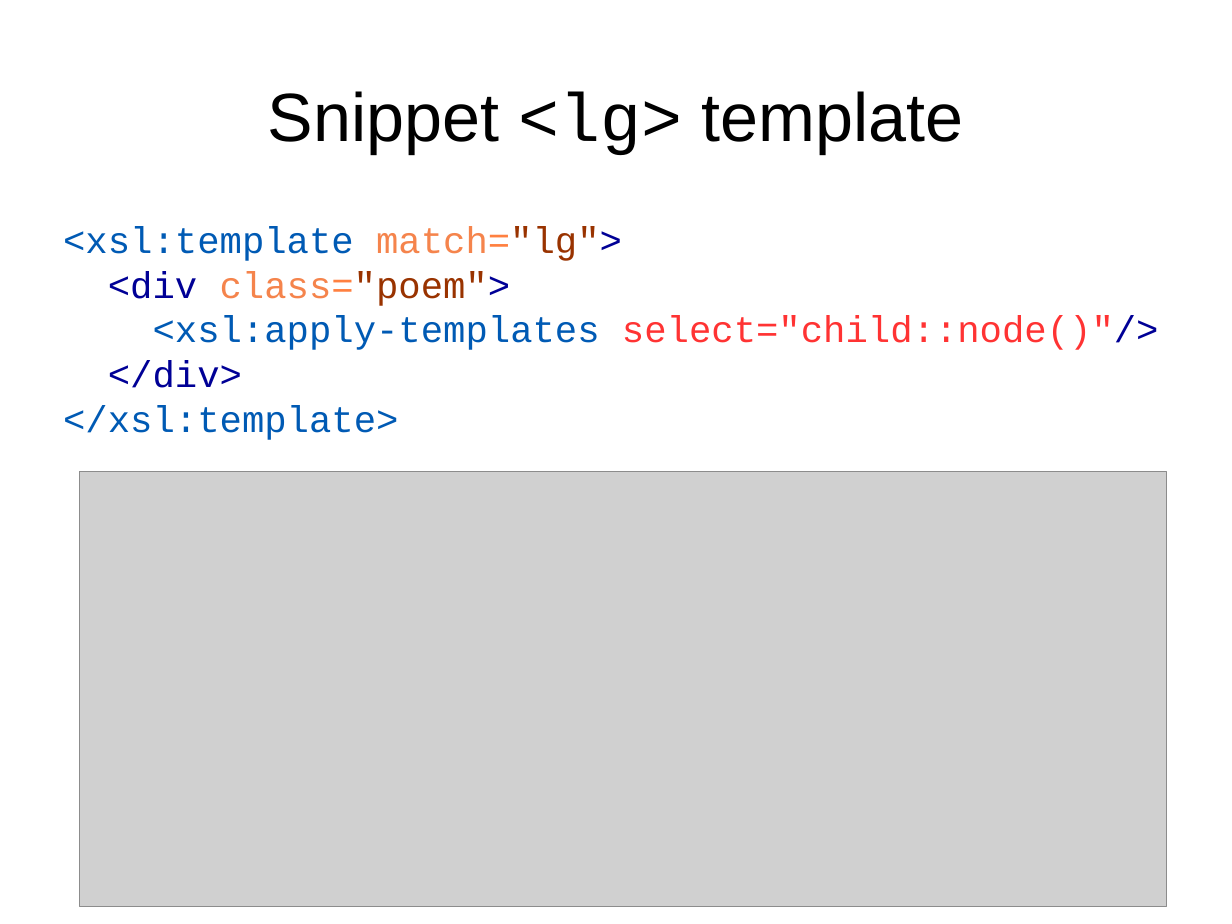
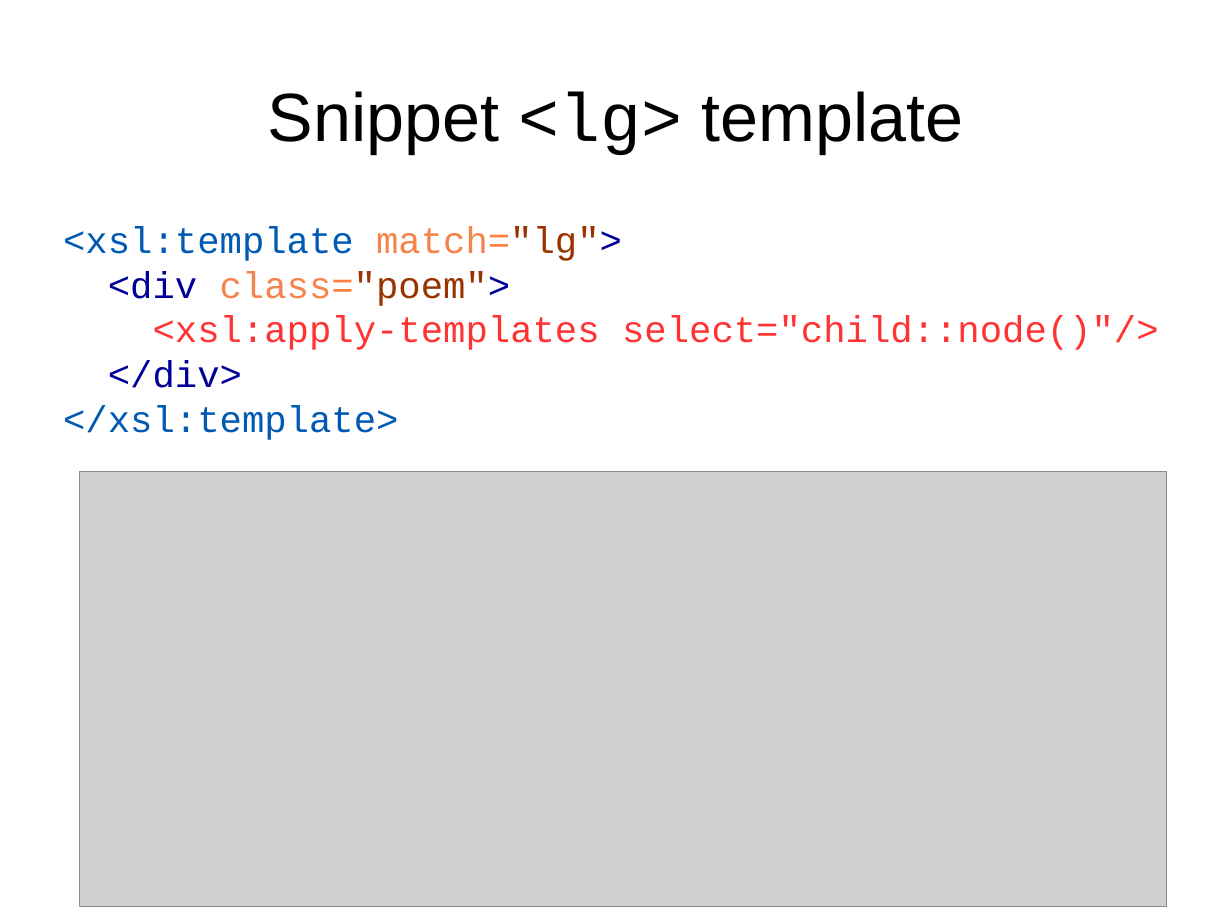
Before and after one commit to martindholmes/XSLT_workshops, a slide deck: slide 14 of intro/presentations/06_processing_model.odp. Drawn at 1232x924 pixels with LibreOffice and Linux fonts; fonts in the diff are those of the drawing; grey boxes stand for pictures. Boxes give left, top, right and bottom in pixels: in the first picture for what was removed or moved away, otherwise in the second. Text is boxed around its words. In the diff, an @@ line names an element or a change of style, - is before the commit and + after.

```diff
--- a/intro/presentations/06_processing_model.odp
+++ b/intro/presentations/06_processing_model.odp
@@ text "<xsl:template match="lg"> <div class="poem"> <xsl:apply-temp ..." at [63,226,1159,440]: text colour #005AB4 to #FF3333 in "<xsl:apply-templates"; text colour #000096 to #FF3333 in "select="child::node()"/>" @@
```
Also in this commit, not shown: 1 other slide changed.
